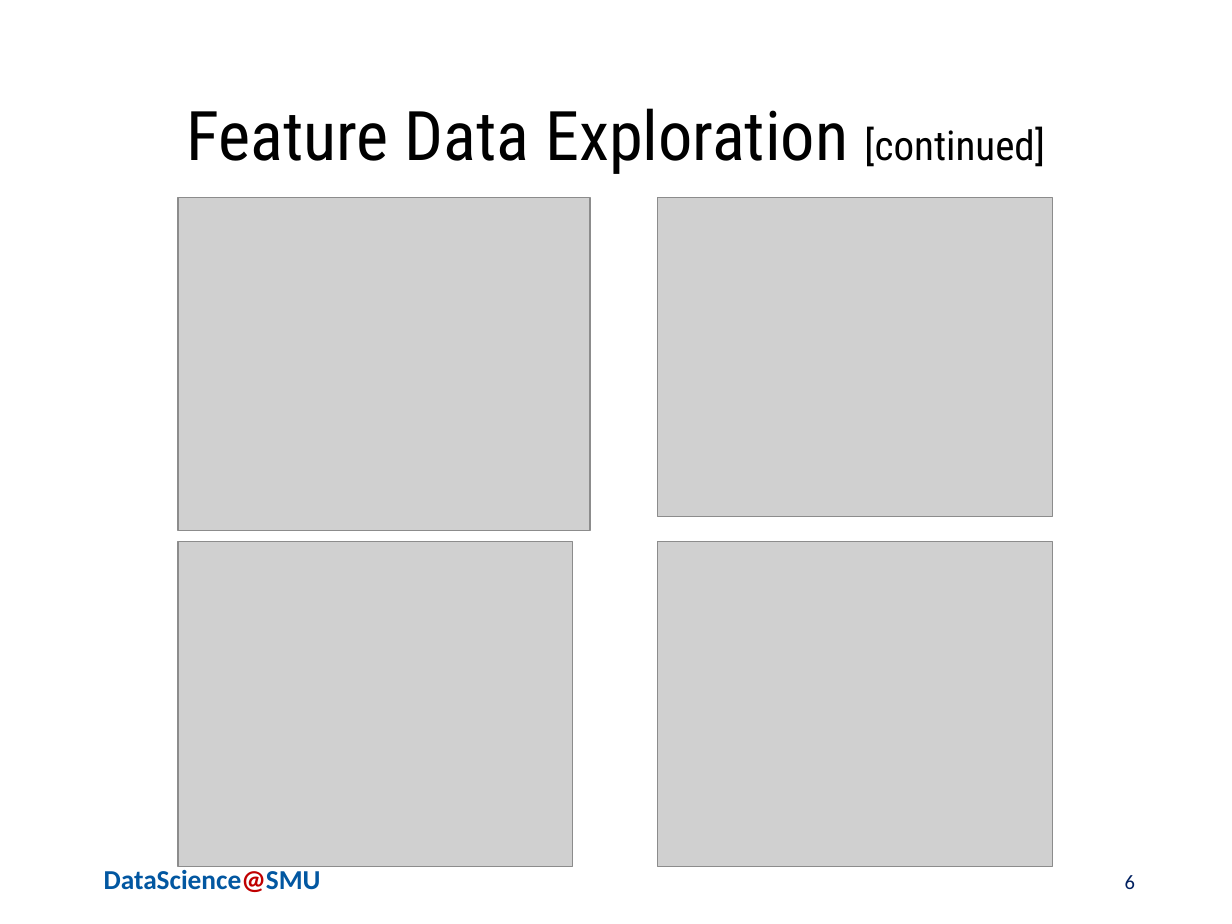
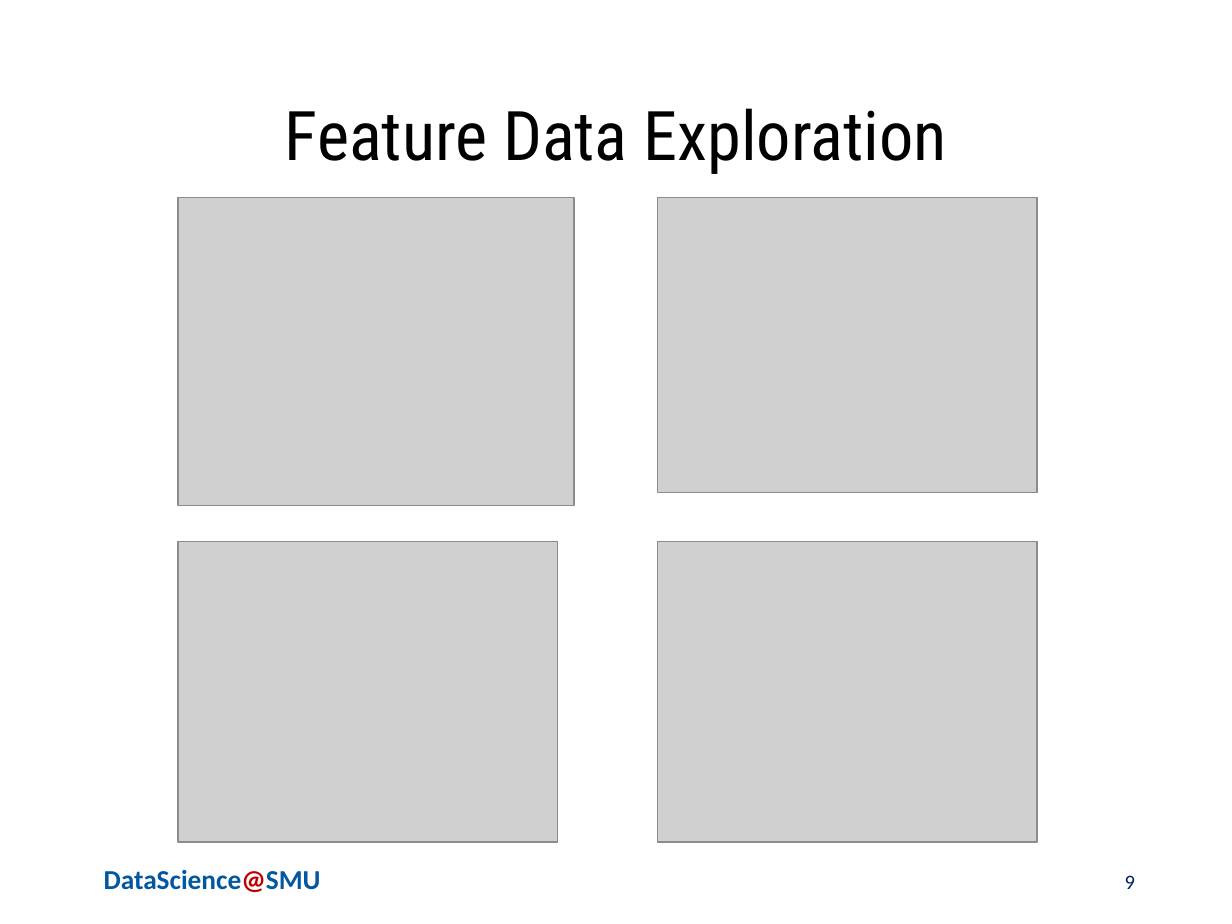
Before and after one commit to ChiruGit/Capstone, a slide deck: slide 9 of PoliticalProfiling-NLP+FeatureEngg-MSDSSMU-Fall2018.pptx (slide 6 before the commit). Drawn at 1232x924 pixels with LibreOffice and Linux fonts; fonts in the diff are those of the drawing; grey boxes stand for pictures; background and template pictures are left out. Boxes give left, top, right and bottom in pixels: in the first picture for what was removed or moved away, otherwise in the second. Text is boxed around its words. In the diff, an @@ line names an element or a change of style, - is before the commit and + after.

```diff
--- a/PoliticalProfiling-NLP+FeatureEngg-MSDSSMU-Fall2018.pptx
+++ b/PoliticalProfiling-NLP+FeatureEngg-MSDSSMU-Fall2018.pptx
@@ title at (x1=285, y1=108, x2=946, y2=174): text changed @@
-Feature Data Exploration [continued]
+Feature Data Exploration
@@ picture resized from (x1=179, y1=197, x2=590, y2=530) to (x1=179, y1=197, x2=574, y2=505) @@
@@ picture resized from (x1=658, y1=197, x2=1052, y2=516) to (x1=658, y1=197, x2=1037, y2=493) @@
@@ picture resized from (x1=179, y1=542, x2=573, y2=867) to (x1=179, y1=542, x2=558, y2=843) @@
@@ picture resized from (x1=658, y1=542, x2=1052, y2=867) to (x1=658, y1=542, x2=1037, y2=843) @@
@@ page number at (x1=1125, y1=875, x2=1135, y2=889): text changed @@
-6
+9
```
Also in this commit, not shown: 4 other slides changed, 13 slides added, 1 slide removed, 1 other file.
